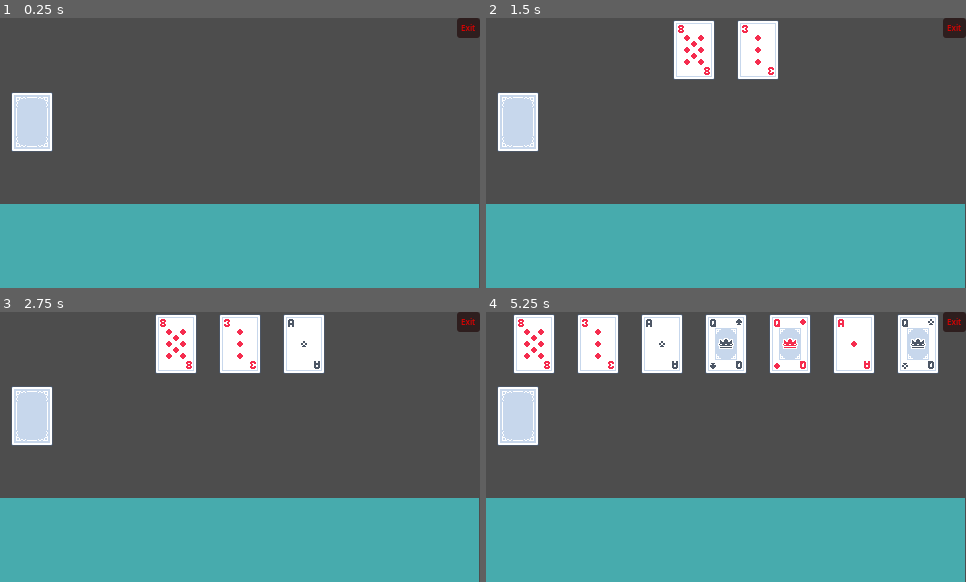
Above: before the commit, frames 1-4 (two rows, left to right).
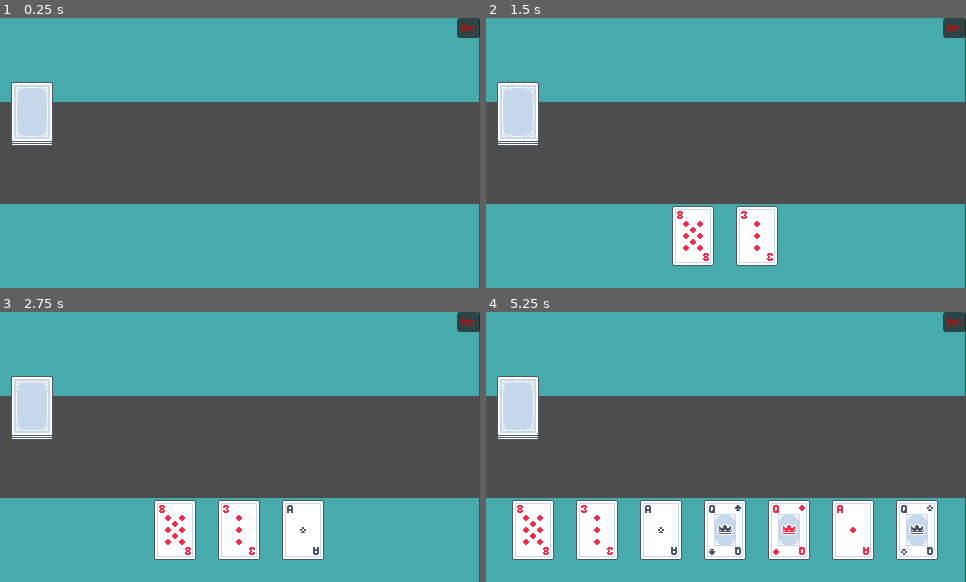
Above: after the commit, the same moments.

Repository: grahamcr4cker/PracticeCards
Game: Godot game, scene res://new-scene-kid.tscn
Two runs of this game, one before a commit and one after it. Both use one fixed random seed, a clock stepped at 60 frames per second and the inputs below.
Inputs (mouse positions are in pixels of both pictures, inside the frame that each line leads up to; where the layout moved, square brackets give the same spot in the first picture):
- Up to frame 1 (0.25 s): no input
- Up to frame 2 (1.5 s): click (519, 115) [519, 123] at 0.5 s; click (519, 115) [519, 123] at 1.25 s
- Up to frame 3 (2.75 s): click (33, 409) [33, 417] at 2 s
- Up to frame 4 (5.25 s): tap Enter at 2.75, 4.25 s; tap Space at 3.5, 5 s

The runs differ from the first frame. In frame 1, 31% of the frame differs, in the area x 0-100%, y 0-50%; in frame 2, 35%; in frame 3, 37%; in frame 4, 45%, in the area x 0-100%, y 0-92%.

Commit message:
added array for hand and played to keep track of cards

Diff:
--- a/CenterContainer.gd
+++ b/CenterContainer.gd
@@ -1,6 +1,8 @@
 extends HBoxContainer
 
 @export var card: PackedScene = null
+
+var played := []
 
 func _can_drop_data(_at_position, _data):
 	return true
@@ -8,8 +10,8 @@
 func _drop_data(_at_position, data):
 	var dropped_card = card.instantiate()
 
+	played.append(dropped_card)
 	add_child(dropped_card)
-#	dropped_card.texture = data["texture"]
 	dropped_card.find_child("TextureRect").texture = data["texture"]
 
 	CardActions.emit_signal("card_played", data["id"])
--- a/Hand.gd
+++ b/Hand.gd
@@ -1,11 +1,17 @@
 extends HBoxContainer
 
+var hand := []
 
 # Called when the node enters the scene tree for the first time.
 func _ready():
 	CardActions.connect("draw_card", _draw_card)
+	CardActions.connect("card_played", _remove_card_from_hand)
+
+func _remove_card_from_hand(card_id):
+	hand.pop_back()
 
 func _draw_card(card):
+	hand.append(card)
 	add_child(card)
 
 # Called every frame. 'delta' is the elapsed time since the previous frame.
--- /dev/null
+++ b/deck.tscn
@@ -0,0 +1,24 @@
+[gd_scene load_steps=3 format=3 uid="uid://ceoxtrcd75ry0"]
+
+[ext_resource type="Texture2D" uid="uid://cfowf8rewgvln" path="res://assets/card_back.png" id="1_4hnxt"]
+[ext_resource type="Script" path="res://TextureButton.gd" id="2_m2uq6"]
+
+[node name="Deck" type="TextureButton"]
+offset_top = 72.0
+offset_right = 64.0
+offset_bottom = 136.0
+texture_normal = ExtResource("1_4hnxt")
+script = ExtResource("2_m2uq6")
+
+[node name="TextureRect" type="TextureRect" parent="."]
+layout_mode = 0
+offset_top = -2.0
+offset_right = 64.0
+offset_bottom = 62.0
+texture = ExtResource("1_4hnxt")
+
+[node name="TextureRect" type="TextureRect" parent="TextureRect"]
+offset_top = -2.0
+offset_right = 64.0
+offset_bottom = 62.0
+texture = ExtResource("1_4hnxt")
--- a/new-scene-kid.tscn
+++ b/new-scene-kid.tscn
@@ -1,12 +1,11 @@
-[gd_scene load_steps=8 format=3 uid="uid://b6bgeawj2bra4"]
+[gd_scene load_steps=7 format=3 uid="uid://b6bgeawj2bra4"]
 
 [ext_resource type="Script" path="res://new-scene-kid.gd" id="1_tijsr"]
 [ext_resource type="Script" path="res://CenterContainer.gd" id="2_kw3fa"]
 [ext_resource type="PackedScene" uid="uid://djtmvqeys8ndx" path="res://card_example.tscn" id="3_8x0ra"]
 [ext_resource type="Script" path="res://Hand.gd" id="4_4ulkb"]
+[ext_resource type="PackedScene" uid="uid://ceoxtrcd75ry0" path="res://deck.tscn" id="6_m270l"]
 [ext_resource type="Script" path="res://Button.gd" id="9_fhn8r"]
-[ext_resource type="Texture2D" uid="uid://cfowf8rewgvln" path="res://assets/card_back.png" id="11_krwuf"]
-[ext_resource type="Script" path="res://TextureButton.gd" id="13_21tak"]
 
 [node name="new-scene-kid" type="Control"]
 layout_mode = 3
@@ -19,9 +18,8 @@
 
 [node name="BackgroundDropZone" type="ColorRect" parent="."]
 layout_mode = 0
-offset_top = 186.0
 offset_right = 479.0
-offset_bottom = 270.0
+offset_bottom = 84.0
 color = Color(0.278431, 0.670588, 0.678431, 1)
 
 [node name="DropZone" type="HBoxContainer" parent="BackgroundDropZone"]
@@ -29,6 +27,10 @@
 anchors_preset = 15
 anchor_right = 1.0
 anchor_bottom = 1.0
+offset_left = 1.0
+offset_top = -186.0
+offset_right = 1.0
+offset_bottom = -186.0
 grow_horizontal = 2
 grow_vertical = 2
 theme_override_constants/separation = 64
@@ -36,7 +38,13 @@
 script = ExtResource("2_kw3fa")
 card = ExtResource("3_8x0ra")
 
-[node name="Hand" type="HBoxContainer" parent="."]
+[node name="BackgroundDropZone2" type="ColorRect" parent="."]
+offset_top = 186.0
+offset_right = 479.0
+offset_bottom = 270.0
+color = Color(0.278431, 0.670588, 0.678431, 1)
+
+[node name="Hand" type="HBoxContainer" parent="BackgroundDropZone2"]
 layout_mode = 1
 anchors_preset = 10
 anchor_right = 1.0
@@ -61,10 +69,7 @@
 script = ExtResource("9_fhn8r")
 metadata/_edit_use_anchors_ = true
 
-[node name="Deck" type="TextureButton" parent="."]
+[node name="Deck" parent="." instance=ExtResource("6_m270l")]
 layout_mode = 0
-offset_top = 72.0
-offset_right = 64.0
-offset_bottom = 136.0
-texture_normal = ExtResource("11_krwuf")
-script = ExtResource("13_21tak")
+offset_top = 66.0
+offset_bottom = 130.0
